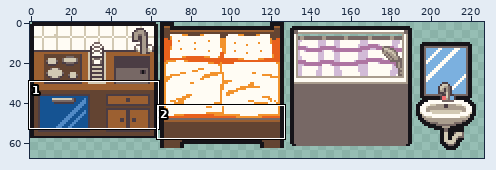
Two versions of one pixel-art file, godot/res/sprites/tilesets/furniture_interactable.aseprite. Above, an overview of the earlier version with the close-up marked.
Close-up. As it was:
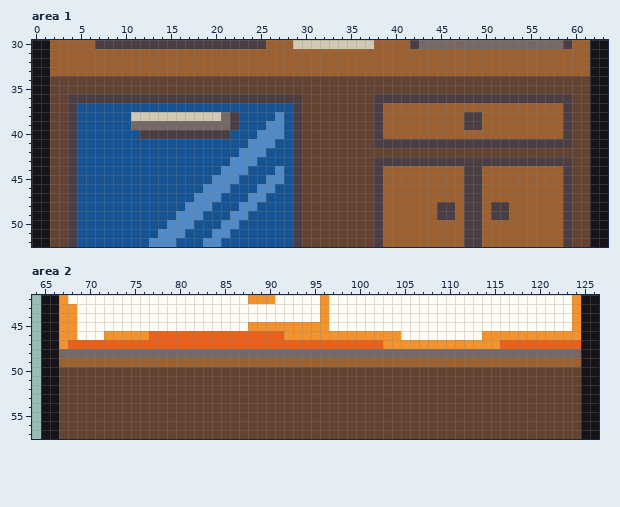
320x320 pixels, 1 frame. Shown: area 1: x 0..63, y 30..52; area 2: x 64..126, y 42..57. The wide view leaves out empty margins.
The same view after the edit:
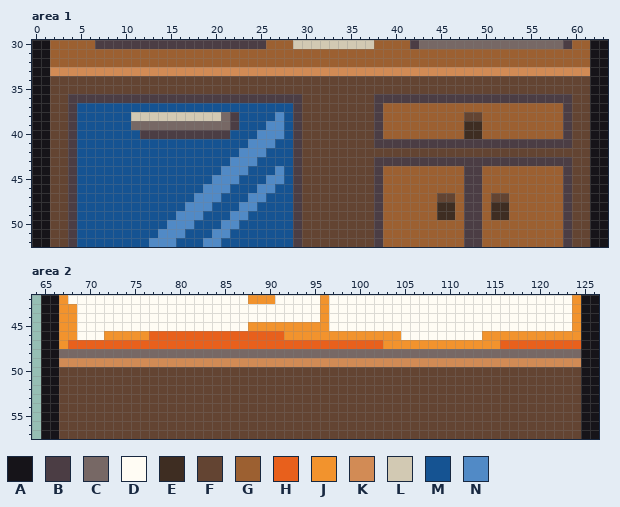
Palette (. is transparent): A #161419  B #4b3d44  C #776865  D #fffcf4  E #3e2d22  F #634432  G #9c6031  H #e8601c  J #f2932d  K #d28b55  L #d2c9b3  M #155392  N #518ac6
The edit:
Area 1, layers "Layer 1", "Layer":
y 33: x 2..61 GGGGGGGGGGGGGGGGGGGGGGGGGGGGGGGGGGGGGGGGGGGGGGGGGGGGGGGGGGGG -> KKKKKKKKKKKKKKKKKKKKKKKKKKKKKKKKKKKKKKKKKKKKKKKKKKKKKKKKKKKK
y 38: x 48..49 BB -> FF
y 39: x 48..49 BB -> EE
y 40: x 48..49 GG -> EE
y 47: x 45..46 GG -> FF; x 51..52 GG -> FF
y 48..49: x 45..46 BB -> EE; x 51..52 BB -> EE
Area 2, layer "Layer 1":
y 49: x 67..124 GGGGGGGGGGGGGGGGGGGGGGGGGGGGGGGGGGGGGGGGGGGGGGGGGGGGGGGGGG -> KKKKKKKKKKKKKKKKKKKKKKKKKKKKKKKKKKKKKKKKKKKKKKKKKKKKKKKKKK
Where, in picture pixels (left, top, right, bottom), the same in both close-ups:
changed: (50, 67, 590, 139)
changed: (437, 193, 455, 220)
changed: (491, 193, 509, 220)
changed: (59, 358, 581, 367)
